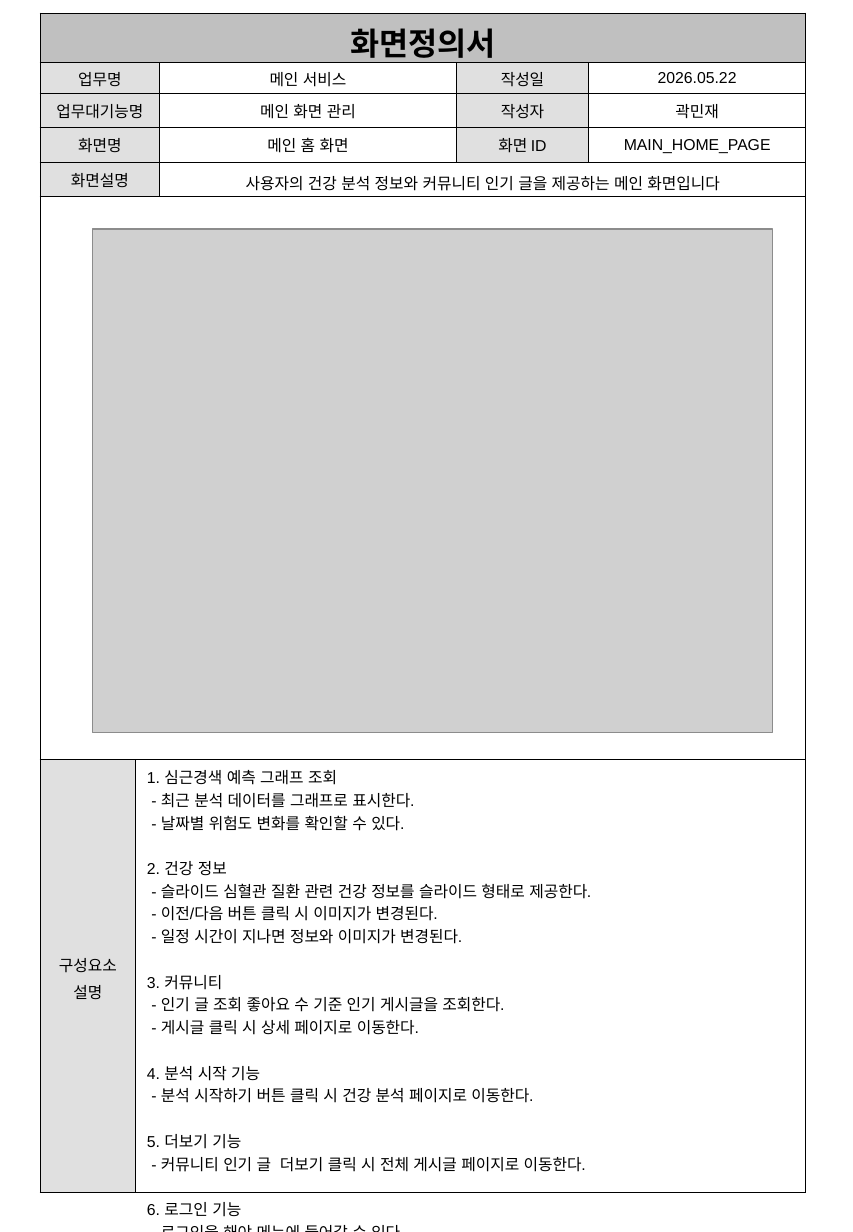
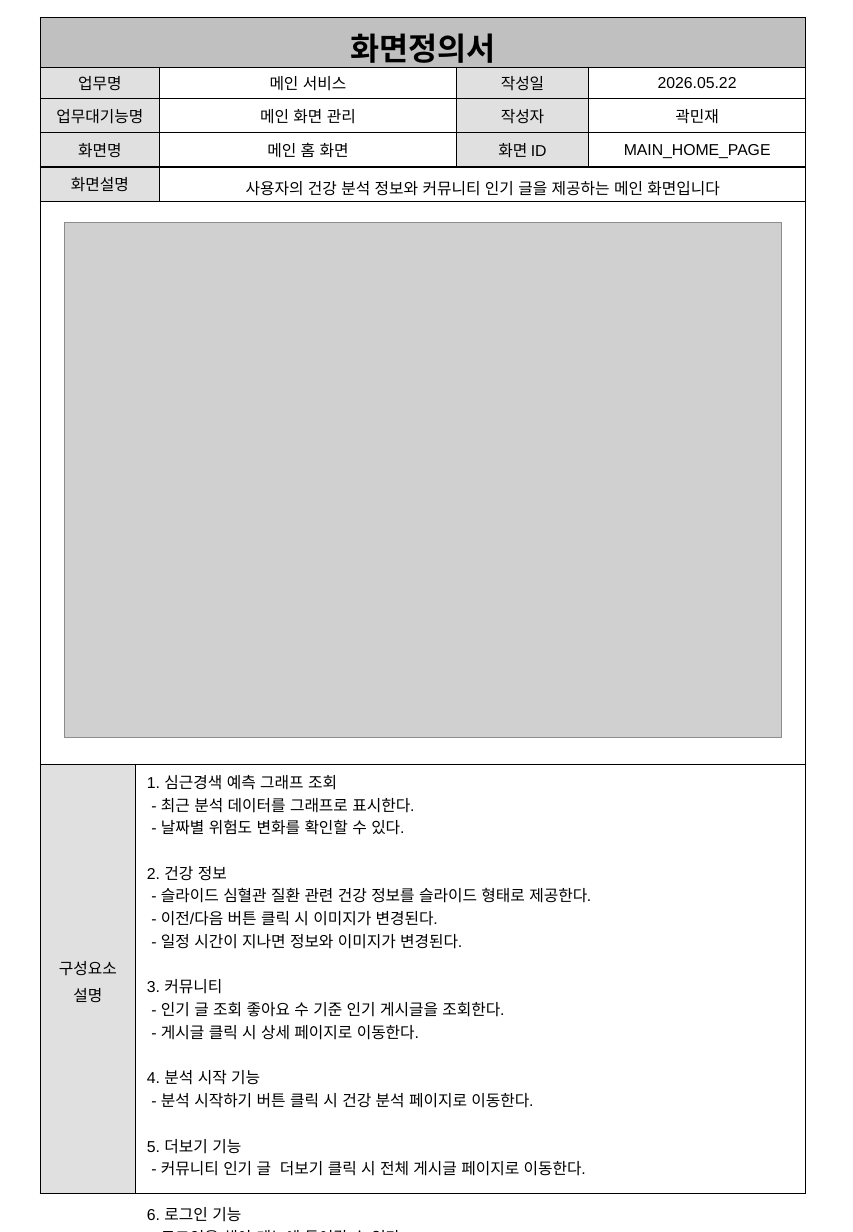
Before and after one commit to seongjun5517/PKNU_Project2, a slide deck: slide 1 of Project2_1/DB산출물/03_화면정의서.pptx. Drawn at 853x1232 pixels with LibreOffice and Linux fonts; fonts in the diff are those of the drawing; grey boxes stand for pictures. Boxes give left, top, right and bottom in pixels: in the first picture for what was removed or moved away, otherwise in the second. Text is boxed around its words. In the diff, an @@ line names an element or a change of style, - is before the commit and + after.

```diff
--- a/Project2_1/DB산출물/03_화면정의서.pptx
+++ b/Project2_1/DB산출물/03_화면정의서.pptx
@@ table at bbox=[40, 18, 806, 1226] @@
-row 7, column 2: 1. 심근경색 예측 그래프 조회 / - 최근 분석 데이터를 그래프로 표시한다. / - 날짜별 위험도 변화를 확인할 수 있다. / 2. 건강 정보 / - 슬라이드 심혈관 질환 관련 건강 정보를 슬라이드 형태로 제공한다. / - 이전/다음 버튼 클릭 시 이미지가 변경된다. / - 일정 시간이 지나면 정보와 이미지가 변경된다. / 3. 커뮤니티 / - 인기 글 조회 좋아요 수 기준 인기 게시글을 조회한다. / - 게시글 클릭 시 상세 페이지로 이동한다. / 4. 분석 시작 기능 / - 분석 시작하기 버튼 클릭 시 건강 분석 페이지로 이동한다. / 5. 더보기 기능 / - 커뮤니티 인기 글 더보기 클릭 시 전체 게시글 페이지로 이동한다. / 6. 로그인 기능 / - 로그인을 해야 메뉴에 들어갈 수 있다.
+row 7, column 2: 1. 심근경색 예측 그래프 조회 / - 최근 분석 데이터를 그래프로 표시한다. / - 날짜별 위험도 변화를 확인할 수 있다. / 2. 건강 정보 / - 슬라이드 심혈관 질환 관련 건강 정보를 슬라이드 형태로 제공한다. / - 이전/다음 버튼 클릭 시 이미지가 변경된다. / - 일정 시간이 지나면 정보와 이미지가 변경된다. / 3. 커뮤니티 / - 인기 글 조회 좋아요 수 기준 인기 게시글을 조회한다. / - 게시글 클릭 시 상세 페이지로 이동한다. / 4. 분석 시작 기능 / - 분석 시작하기 버튼 클릭 시 건강 분석 페이지로 이동한다. / 5. 더보기 기능 / - 커뮤니티 인기 글 더보기 클릭 시 전체 게시글 페이지로 이동한다. / 6. 로그인 기능 / - 로그인을 해야 메뉴에 들어갈 수 있다. / - 로그인 하면 본인의 결과가 나온다.
@@ table: place and size @@
-table at bbox=[40, 14, 806, 1221]
+table at bbox=[40, 18, 806, 1226]
@@ picture: place and size @@
-picture at bbox=[92, 229, 772, 732]
+picture at bbox=[65, 223, 782, 738]
```
Also in this commit, not shown: 1 other slide changed, 8 other files.
